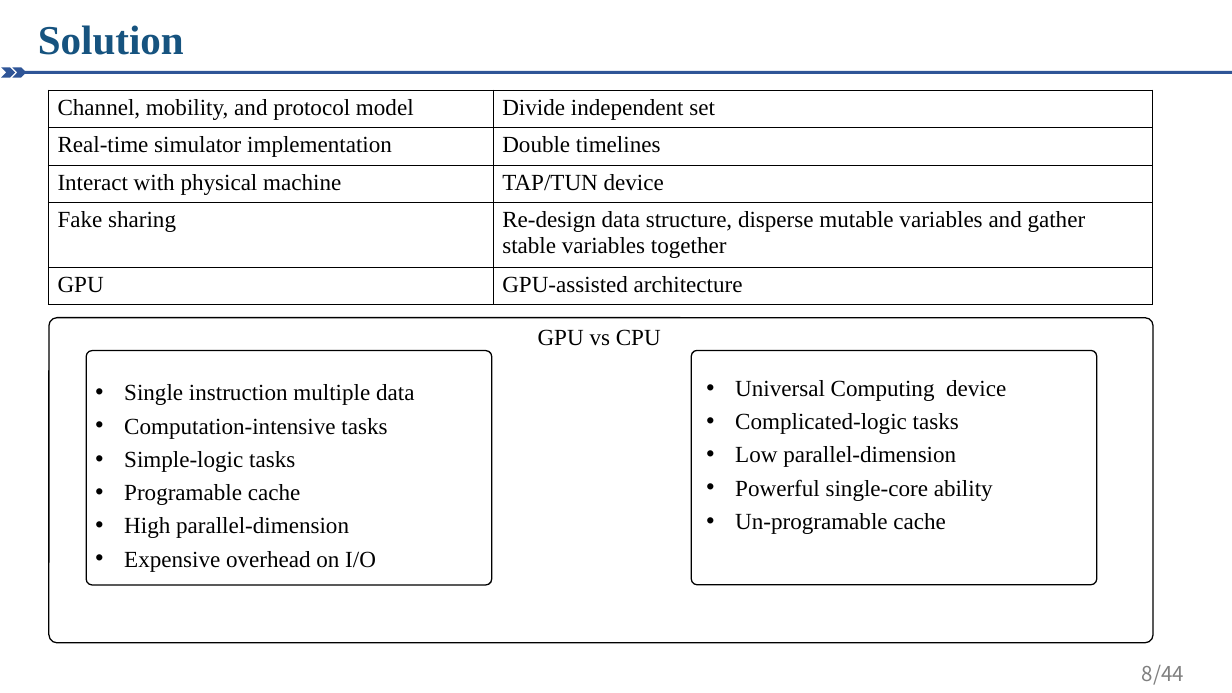
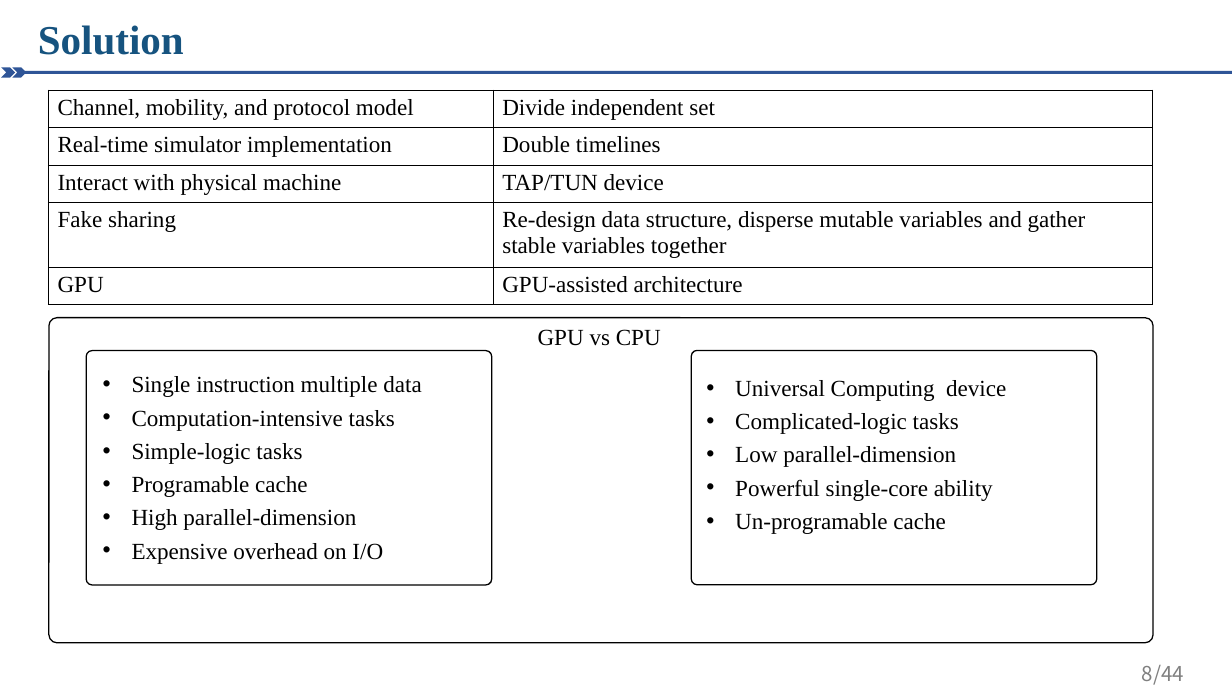
Before and after one commit to Qinyong-Li/obsidian, a slide deck: slide 8 of OS/DONS/FES.pptx. Drawn at 1232x693 pixels with LibreOffice and Linux fonts; fonts in the diff are those of the drawing. Boxes give left, top, right and bottom in pixels: in the first picture for what was removed or moved away, otherwise in the second. Text is boxed around its words. In the diff, an @@ line names an element or a change of style, - is before the commit and + after.

```diff
--- a/OS/DONS/FES.pptx
+++ b/OS/DONS/FES.pptx
@@ text "Single instruction multiple data": place and size @@
-text "Single instruction multiple data" at [124,384,414,572]
+text "Single instruction multiple data" at [132,376,421,564]
```
Also in this commit, not shown: 1 other slide changed.
